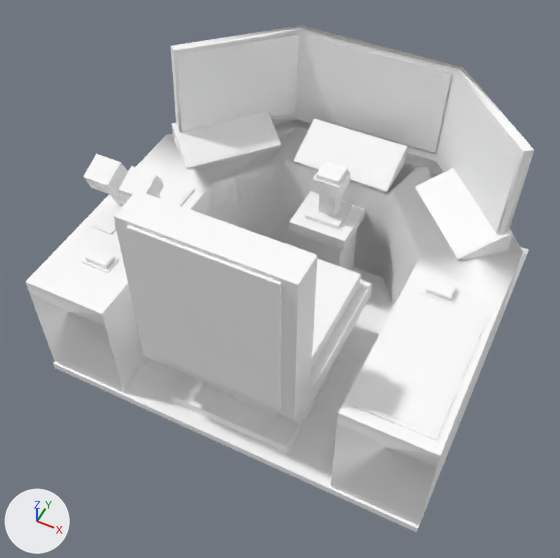
The OBJ model src/main/resources/assets/vandorlabs/models/block/cockpits/cockpit/off.obj, before and after one commit.
Rendered twice from a 50 mm lens placed at (2.1, -2.48, 3.29), pointed at (0.97, -0.23, 0.47). The axes (+X, +Y, +Z) are drawn at lower left. The lights are the same throughout. The first picture is the older version. Where no turn or scale is listed for an object, it has been applied to the vertices. Vertices at exactly the same position are counted once.

Script lines for the objects in view, before the commit:
```python
me_off = bpy.data.meshes.new('off')
me_off.from_pydata(...)  # 414 vertices, 348 faces; spans x 0.02..1.98, y -0.92..0.97, z 0.0..1.33
me_off.materials.append(mat_housing_dark)  # its picture is missing
me_off.materials.append(mat_horizontal)  # its picture is missing
me_off.materials.append(mat_frame)  # its picture is missing
me_off.materials.append(mat_mechanism)  # its picture is missing
me_off.materials.append(mat_housing)  # its picture is missing
me_off.materials.append(mat_amber)  # its picture is missing
me_off.materials.append(mat_sidewall)  # its picture is missing
me_off.materials.append(mat_blank)  # its picture is missing
me_off.materials.append(mat_screen_back)  # its picture is missing
me_off.materials.append(mat_red_cushion)  # its picture is missing
me_off.materials.append(mat_red_cushion_edge)  # its picture is missing
me_off.materials.append(mat_slot)  # its picture is missing
ob_off = bpy.data.objects.new('off', me_off)
ob_off.location = (0.0, 0.0, 0.0)
```
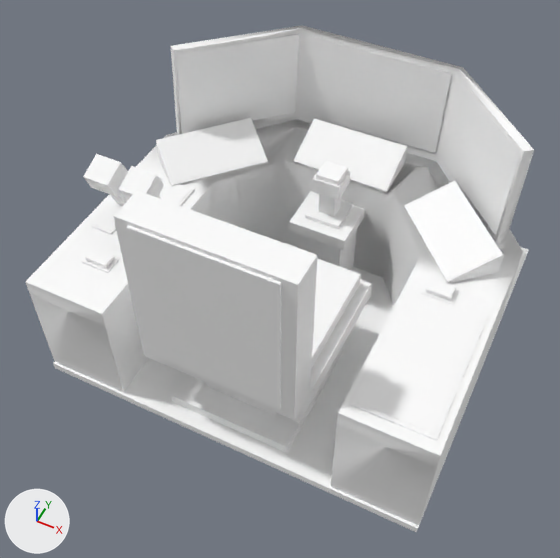
The change in detail:
me_off has 414 vertices, 348 faces and spans x 0.02..1.98, y -0.92..0.97, z 0.0..1.33.
me_off is used by ob_off; location (0.0, 0.0, 0.0).
me_off part 1: the loose piece of 12 vertices spanning x 0.08..0.62, y 0.09..0.65, z 0.66..0.78 is moved by (0.0, -0.16, 0.0).
me_off part 2: the loose piece of 8 vertices spanning x 0.1..0.61, y 0.11..0.63, z 0.68..0.77 is moved by (0.0, -0.16, 0.0).
me_off part 3: the loose piece of 12 vertices spanning x 1.38..1.92, y 0.09..0.65, z 0.66..0.78 is moved by (0.0, -0.16, 0.0).
me_off part 4: the loose piece of 8 vertices spanning x 1.39..1.9, y 0.11..0.63, z 0.68..0.77 is moved by (0.0, -0.16, 0.0).

Pixel boxes (x1, y1, x2, y2) of what changed, in the pictures (560 x 558 px; the box of a moved part takes in the faces that stretch with it):
part 1 of me_off, moved or reshaped
    before: (172, 112, 281, 169)
    after: (156, 118, 268, 187)
part 2 of me_off, moved or reshaped
    before: (175, 112, 278, 165)
    after: (159, 120, 265, 183)
part 3 of me_off, moved or reshaped
    before: (415, 168, 513, 261)
    after: (404, 181, 503, 284)
part 4 of me_off, moved or reshaped
    before: (418, 169, 509, 256)
    after: (407, 183, 499, 279)
